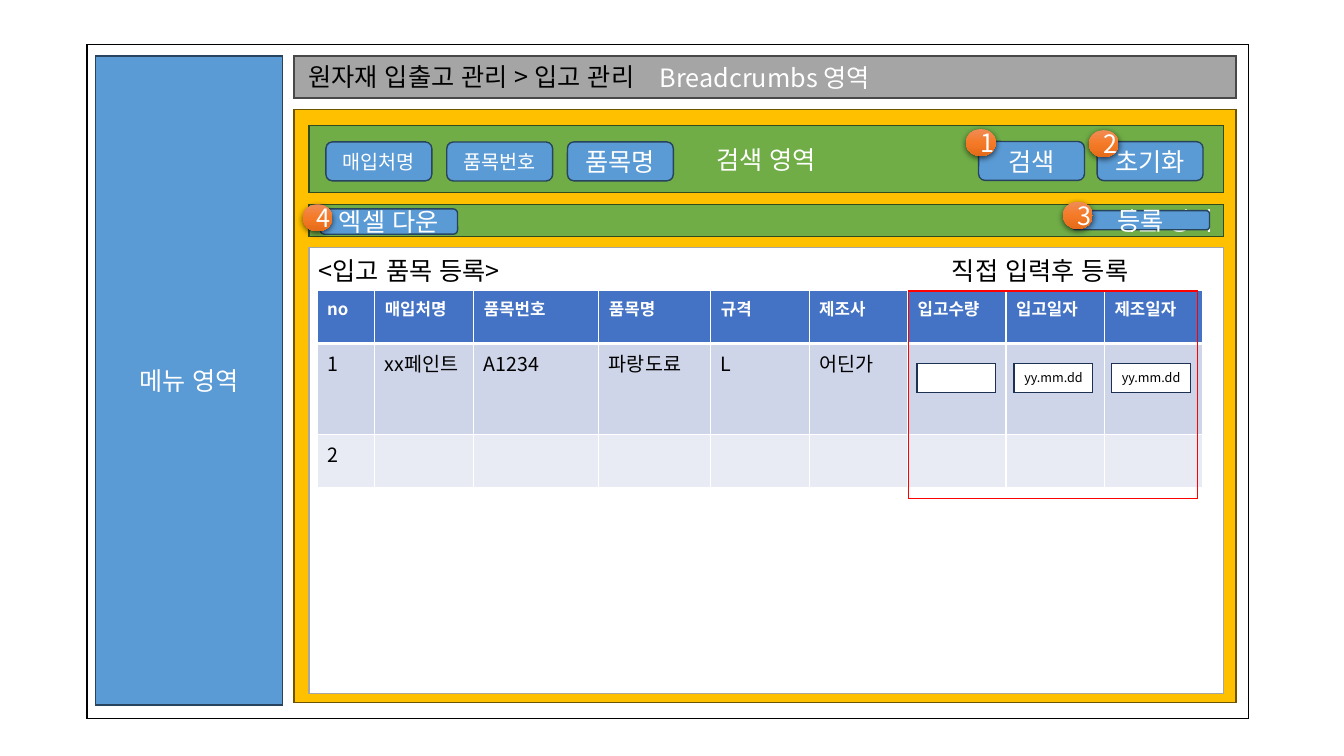
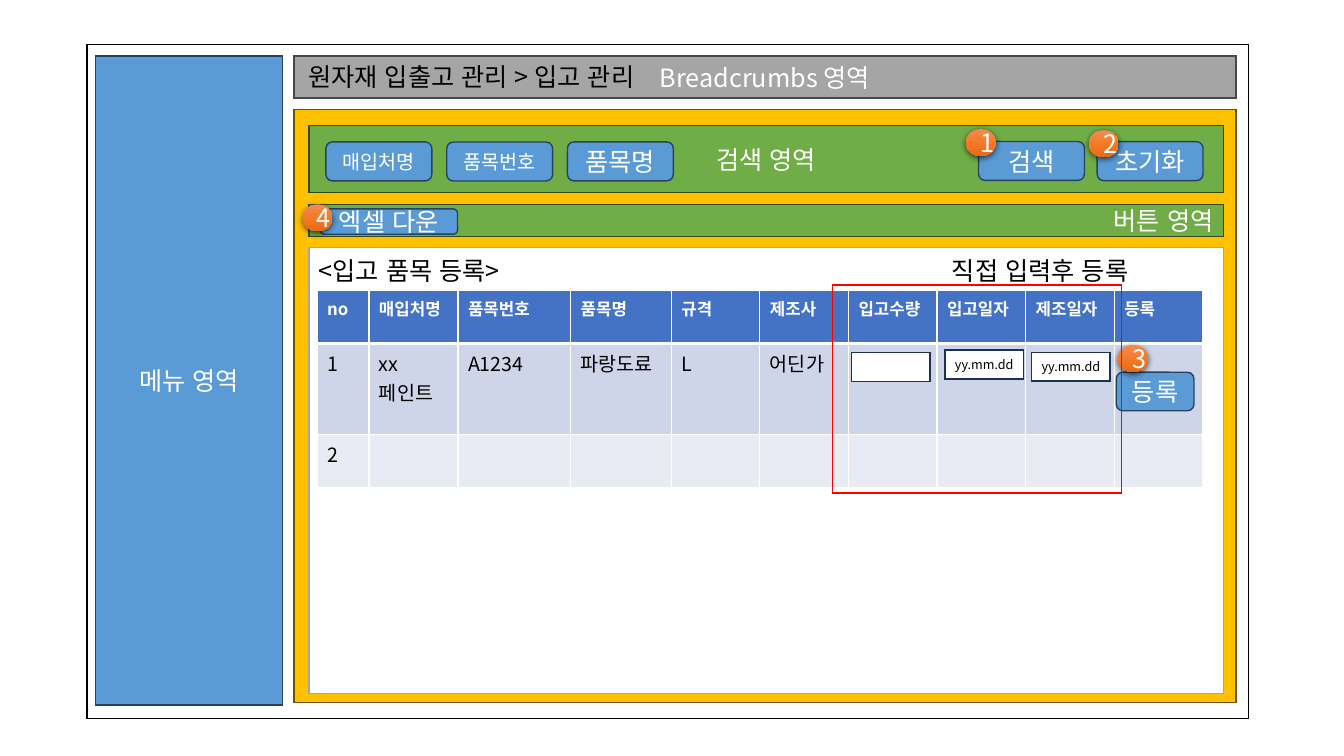
Before and after one commit to pky6147/ThreeCode, a slide deck: slide 12 of 문서/김성민/화면설계(진행현황, 작업지시,출하증 제외).pptx (slide 11 before the commit). Drawn at 1344x756 pixels with LibreOffice and Linux fonts; fonts in the diff are those of the drawing. Boxes give left, top, right and bottom in pixels: in the first picture for what was removed or moved away, otherwise in the second. Text is boxed around its words. In the diff, an @@ line names an element or a change of style, - is before the commit and + after.

```diff
--- a/문서/김성민/화면설계(진행현황, 작업지시,출하증 제외).pptx
+++ b/문서/김성민/화면설계(진행현황, 작업지시,출하증 제외).pptx
@@ table at bbox=[318, 291, 1205, 488] @@
+column 10: 등록 |  | 
@@ rectangle: place and size @@
-rectangle at bbox=[908, 291, 1198, 499]
+rectangle at bbox=[833, 285, 1122, 493]
@@ rectangle: place and size @@
-rectangle at bbox=[918, 364, 996, 393]
+rectangle at bbox=[852, 353, 931, 382]
@@ rectangle "yy.mm.dd": place and size @@
-rectangle "yy.mm.dd" at bbox=[1014, 364, 1093, 393]
+rectangle "yy.mm.dd" at bbox=[945, 350, 1023, 379]
@@ rectangle "yy.mm.dd": place and size @@
-rectangle "yy.mm.dd" at bbox=[1112, 364, 1191, 393]
+rectangle "yy.mm.dd" at bbox=[1031, 352, 1110, 381]
@@ ellipse "3": place and size @@
-ellipse "3" at bbox=[1064, 202, 1094, 229]
+ellipse "3" at bbox=[1118, 345, 1148, 372]
@@ rounded rectangle "등록": place and size @@
-rounded rectangle "등록" at bbox=[1073, 211, 1210, 230]
+rounded rectangle "등록" at bbox=[1117, 372, 1195, 410]
```
Also in this commit, not shown: 8 other slides changed, 2 slides added, 3 other files.
